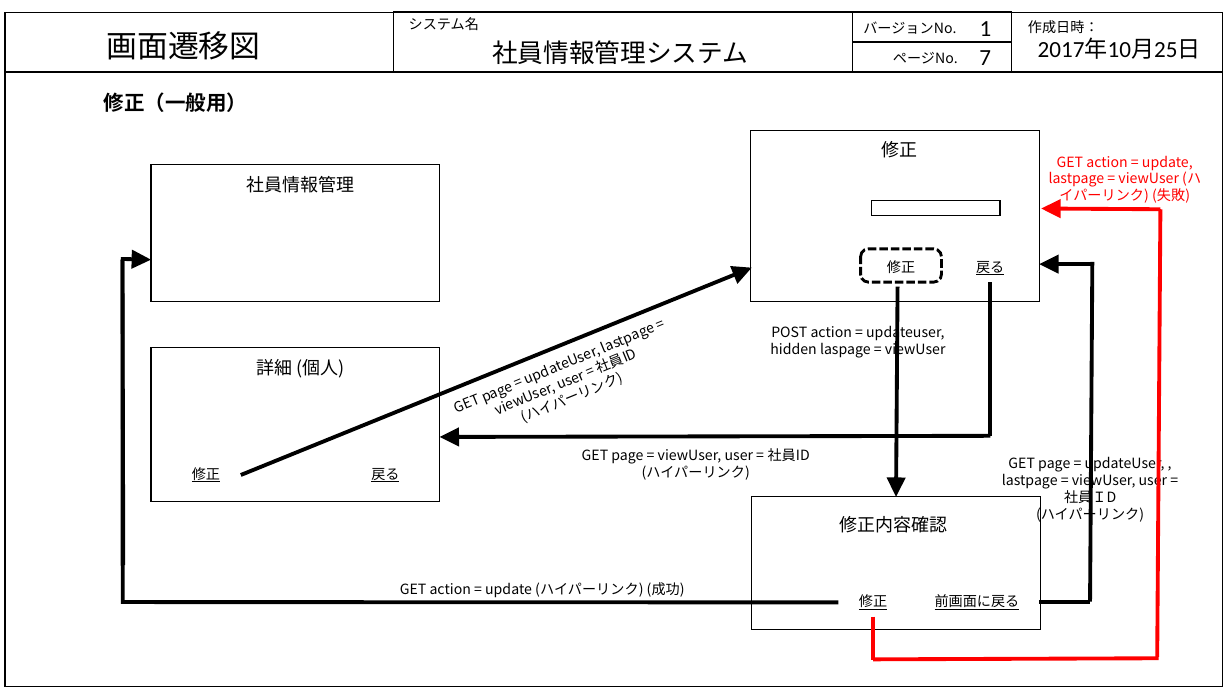
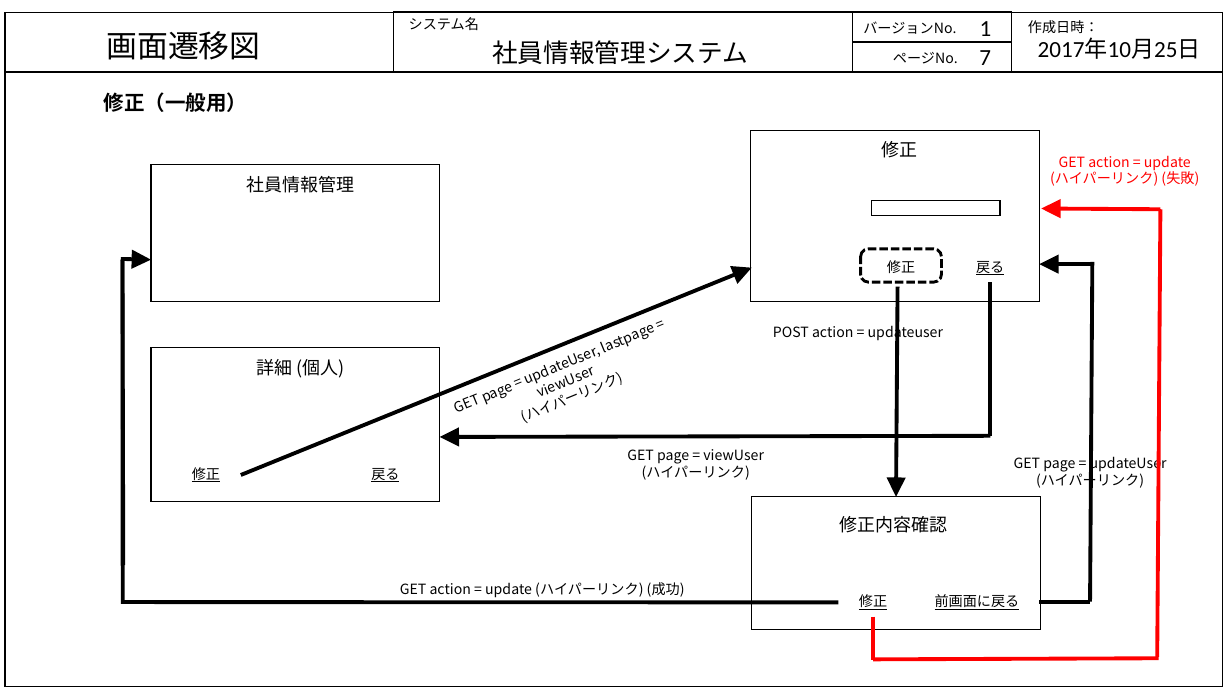
Before and after one commit to java201710/java, a slide deck: slide 7 of 総合演習資料/2.外部設計/画面・状態遷移図_DB.pptx. Drawn at 1232x693 pixels with LibreOffice and Linux fonts; fonts in the diff are those of the drawing. Boxes give left, top, right and bottom in pixels: in the first picture for what was removed or moved away, otherwise in the second. Text is boxed around its words. In the diff, an @@ line names an element or a change of style, - is before the commit and + after.

```diff
--- a/総合演習資料/2.外部設計/画面・状態遷移図_DB.pptx
+++ b/総合演習資料/2.外部設計/画面・状態遷移図_DB.pptx
@@ text at (x1=1050, y1=155, x2=1199, y2=186): text changed @@
-GET action = update, lastpage = viewUser (ハイパーリンク) (失敗)
+GET action = update
+(ハイパーリンク) (失敗)
@@ text at (x1=773, y1=323, x2=943, y2=341): text changed @@
-POST action = updateuser,
-hidden laspage = viewUser
+POST action = updateuser
@@ text at (x1=599, y1=354, x2=625, y2=378): text changed @@
-GET page = updateUser, lastpage = viewUser, user = 社員ID
+GET page = updateUser, lastpage = viewUser
@@ text at (x1=627, y1=449, x2=764, y2=464): text changed @@
-GET page = viewUser, user = 社員ID
+GET page = viewUser
@@ text at (x1=1014, y1=454, x2=1167, y2=489): text changed @@
-GET page = updateUser, , lastpage = viewUser, user = 社員ＩD
-(ハイパーリンク)
+GET page = updateUser
+(ハイパーリンク)
```
Also in this commit, not shown: 3 other slides changed.
